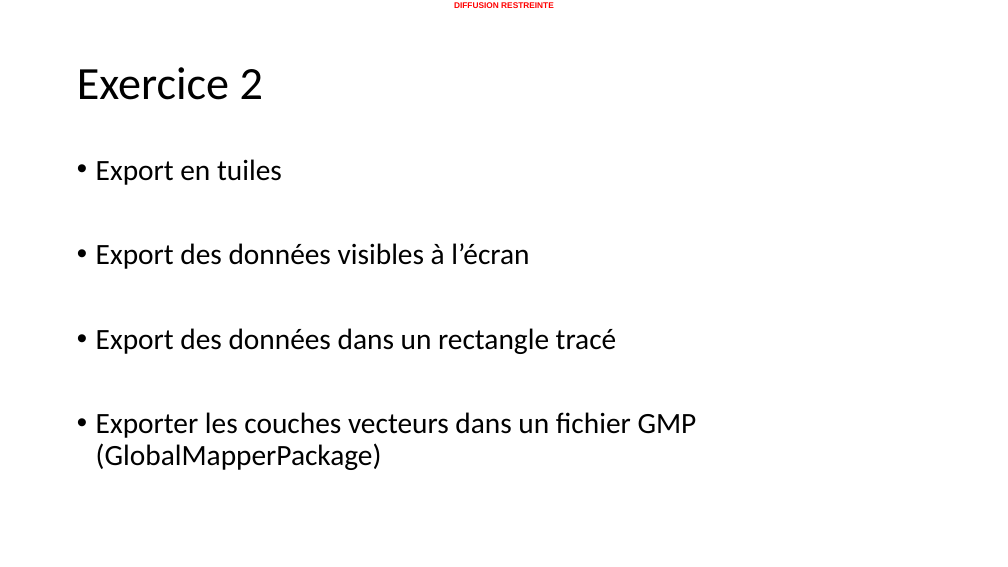
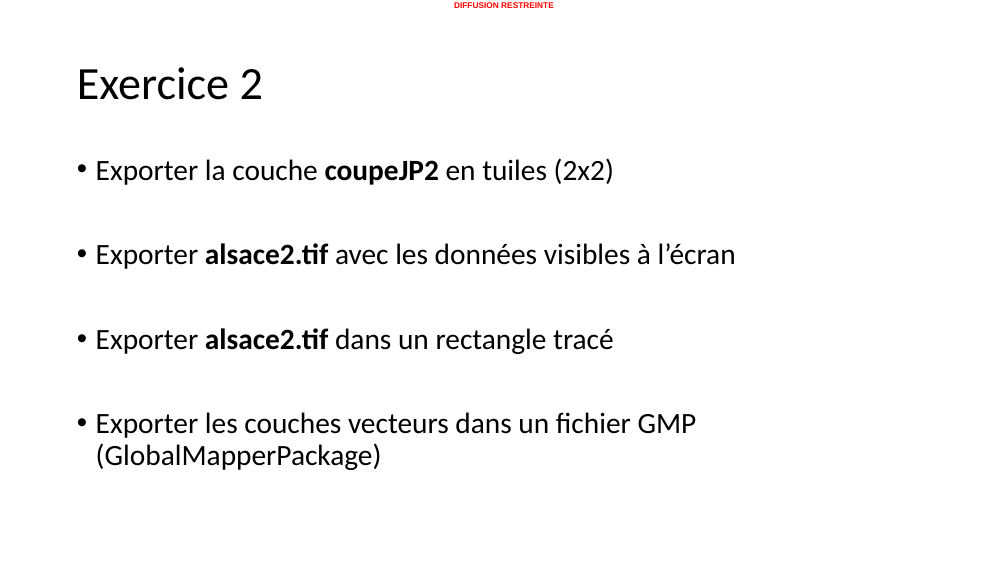
Before and after one commit to 20100dbg/OutilsGeo, a slide deck: slide 8 of cours/GM - Travaux pratiques - drill.pptx. Drawn at 1008x567 pixels with LibreOffice and Linux fonts; fonts in the diff are those of the drawing; background and template pictures are left out. Boxes give left, top, right and bottom in pixels: in the first picture for what was removed or moved away, otherwise in the second. Text is boxed around its words. In the diff, an @@ line names an element or a change of style, - is before the commit and + after.

```diff
--- a/cours/GM - Travaux pratiques - drill.pptx
+++ b/cours/GM - Travaux pratiques - drill.pptx
@@ text at [96, 158, 736, 354]: text changed @@
-• Export en tuiles
-• Export des données visibles à l’écran
-• Export des données dans un rectangle tracé
+• Exporter la couche coupeJP2 en tuiles (2x2)
+• Exporter alsace2.tif avec les données visibles à l’écran
+• Exporter alsace2.tif dans un rectangle tracé
```
Also in this commit, not shown: 21 other slides changed, 3 slides added, 1 slide removed, 27 other files.
